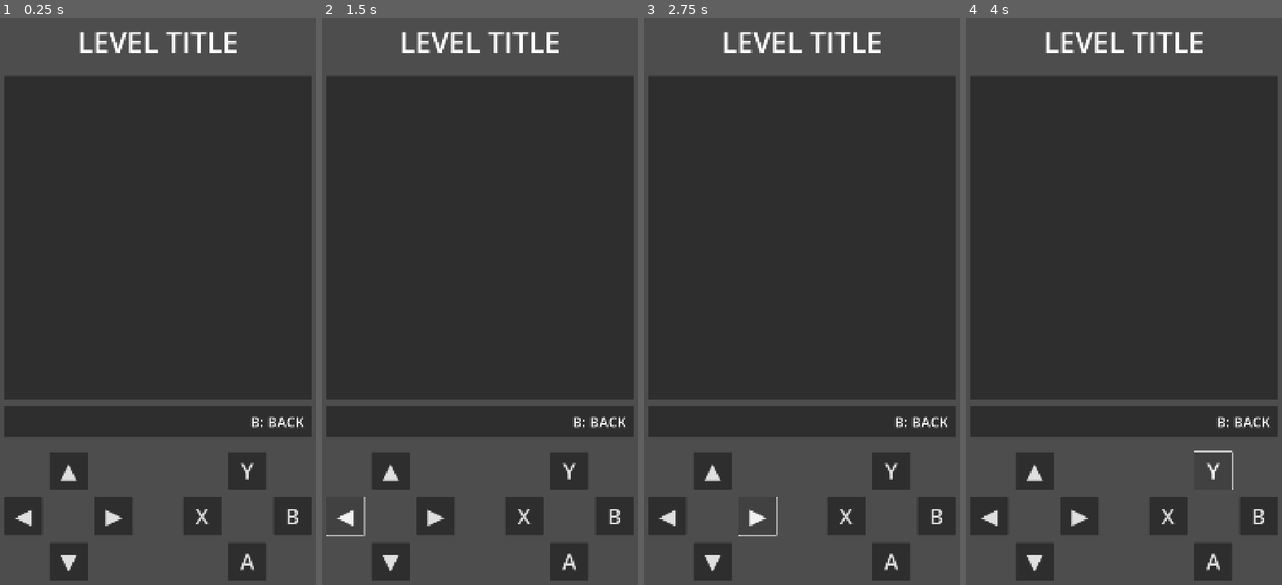
Above: before the commit, frames 1-4 (left to right).
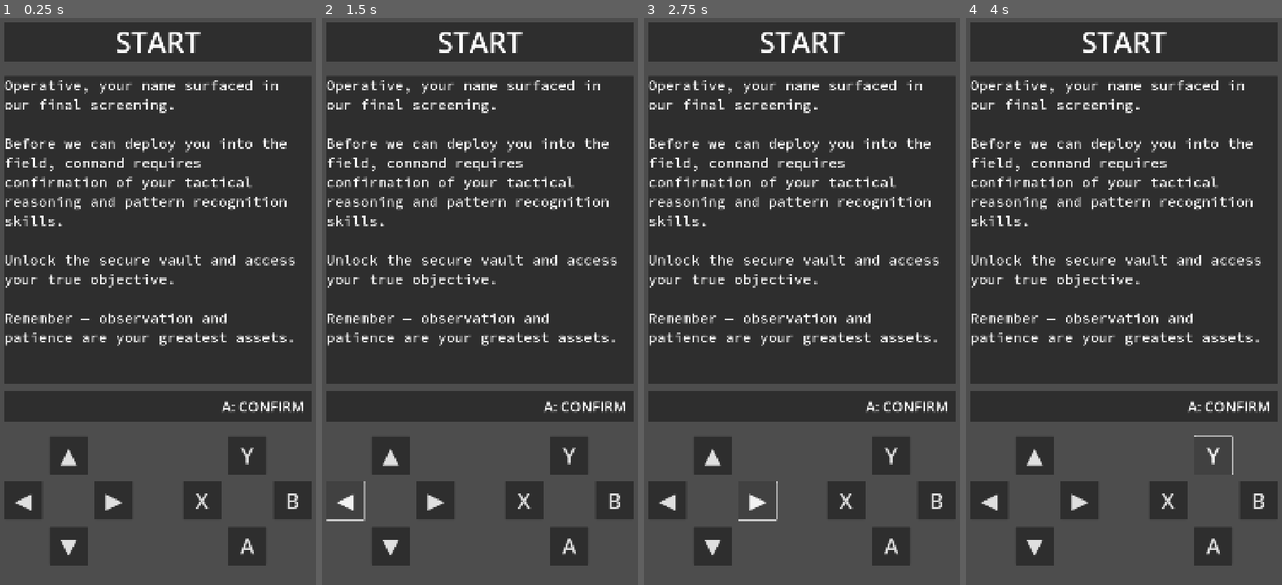
Above: after the commit, the same moments.

Repository: vmakoed/safe-lock
Game: Godot game, scene res://scenes/game.tscn
The game is run twice, just before and just after one commit, with the same random seed, the same clock (stepped at 60 frames per second) and the same inputs. This scene is started directly instead of the project's main scene.
Inputs:
- Up to frame 1 (0.25 s): no input
- Up to frame 2 (1.5 s): click "▲" at 0.5 s; click "◀" at 1.25 s
- Up to frame 3 (2.75 s): click "▶" at 2 s
- Up to frame 4 (4 s): click "▼" at 2.75 s; click "Y" at 3.5 s

The runs differ from the first frame. In frame 1, 23% of the frame differs, in the area x 1-99%, y 0-100%; in frame 2, 22%; in frame 3, 22%; in frame 4, 22%.

Commit message:
Unified UI POC with Intro screen

Diff:
--- /dev/null
+++ b/scenes/display_panel.tscn
@@ -0,0 +1,5 @@
+[gd_scene format=3 uid="uid://csu2bta3jc3jw"]
+
+[node name="DisplayPanel" type="Panel"]
+custom_minimum_size = Vector2(1032, 1032)
+size_flags_vertical = 3
--- a/scenes/game.tscn
+++ b/scenes/game.tscn
@@ -1,6 +1,8 @@
-[gd_scene load_steps=2 format=3 uid="uid://ci0esgy65pu71"]
-
+[gd_scene load_steps=4 format=3 uid="uid://ci0esgy65pu71"]
+
+[ext_resource type="Script" uid="uid://cr7yp5xyf3a1s" path="res://scripts/game.gd" id="1_lnu2h"]
 [ext_resource type="PackedScene" uid="uid://xj00fxtha27s" path="res://scenes/screen_frame.tscn" id="1_uwrxv"]
+[ext_resource type="PackedScene" uid="uid://csu2bta3jc3jw" path="res://scenes/display_panel.tscn" id="2_yqjtg"]
 
 [node name="Game" type="Control"]
 layout_mode = 3
@@ -9,6 +11,15 @@
 anchor_bottom = 1.0
 grow_horizontal = 2
 grow_vertical = 2
+script = ExtResource("1_lnu2h")
+intro_level_title = "START"
+intro_level_text = "Operative, your name surfaced in our final screening.
+
+Before we can deploy you into the field, command requires confirmation of your tactical reasoning and pattern recognition skills.
+
+Unlock the secure vault and access your true objective.
+
+Remember — observation and patience are your greatest assets."
 
 [node name="Frame" parent="." instance=ExtResource("1_uwrxv")]
 layout_mode = 1
@@ -24,21 +35,31 @@
 layout_mode = 2
 theme_override_constants/separation = 0
 
-[node name="Title" type="Label" parent="Frame/GameContainer"]
-layout_mode = 2
+[node name="Panel" type="Panel" parent="Frame/GameContainer"]
+custom_minimum_size = Vector2(0, 132)
+layout_mode = 2
+
+[node name="TitleLabel" type="Label" parent="Frame/GameContainer/Panel"]
+unique_name_in_owner = true
+layout_mode = 1
+anchors_preset = 15
+anchor_right = 1.0
+anchor_bottom = 1.0
+grow_horizontal = 2
+grow_vertical = 2
 theme_override_font_sizes/font_size = 96
 text = "LEVEL TITLE"
 horizontal_alignment = 1
 
-[node name="SpacerTitle" type="Control" parent="Frame/GameContainer"]
+[node name="TitleSpacer" type="Control" parent="Frame/GameContainer"]
 custom_minimum_size = Vector2(0, 48)
 layout_mode = 2
 
-[node name="DisplayPanel" type="Panel" parent="Frame/GameContainer"]
-layout_mode = 2
-size_flags_vertical = 3
-
-[node name="SpacerDisplay" type="Control" parent="Frame/GameContainer"]
+[node name="DisplayPanel" parent="Frame/GameContainer" instance=ExtResource("2_yqjtg")]
+unique_name_in_owner = true
+layout_mode = 2
+
+[node name="InfoSpacer" type="Control" parent="Frame/GameContainer"]
 custom_minimum_size = Vector2(0, 24)
 layout_mode = 2
 
@@ -56,12 +77,13 @@
 theme_override_constants/margin_right = 24
 
 [node name="ControlsLabel" type="Label" parent="Frame/GameContainer/InfoPanel/MarginContainer"]
+unique_name_in_owner = true
 layout_mode = 2
 size_flags_horizontal = 8
 theme_override_font_sizes/font_size = 48
 text = "B: BACK"
 
-[node name="SpacerInfo" type="Control" parent="Frame/GameContainer"]
+[node name="ButtonsSpacer" type="Control" parent="Frame/GameContainer"]
 custom_minimum_size = Vector2(0, 48)
 layout_mode = 2
 
@@ -83,6 +105,7 @@
 size_flags_vertical = 3
 
 [node name="UpButton" type="Button" parent="Frame/GameContainer/ButtonsContainer/DPad"]
+unique_name_in_owner = true
 layout_mode = 2
 size_flags_horizontal = 3
 size_flags_vertical = 3
@@ -95,6 +118,7 @@
 size_flags_vertical = 3
 
 [node name="LeftButton" type="Button" parent="Frame/GameContainer/ButtonsContainer/DPad"]
+unique_name_in_owner = true
 layout_mode = 2
 size_flags_horizontal = 3
 size_flags_vertical = 3
@@ -107,6 +131,7 @@
 size_flags_vertical = 3
 
 [node name="RightButton" type="Button" parent="Frame/GameContainer/ButtonsContainer/DPad"]
+unique_name_in_owner = true
 layout_mode = 2
 size_flags_horizontal = 3
 size_flags_vertical = 3
@@ -119,6 +144,7 @@
 size_flags_vertical = 3
 
 [node name="DownButton" type="Button" parent="Frame/GameContainer/ButtonsContainer/DPad"]
+unique_name_in_owner = true
 layout_mode = 2
 size_flags_horizontal = 3
 size_flags_vertical = 3
@@ -168,7 +194,7 @@
 size_flags_horizontal = 3
 size_flags_vertical = 3
 
-[node name="RightButton" type="Button" parent="Frame/GameContainer/ButtonsContainer/ActionButtons"]
+[node name="BButton" type="Button" parent="Frame/GameContainer/ButtonsContainer/ActionButtons"]
 layout_mode = 2
 size_flags_horizontal = 3
 size_flags_vertical = 3
@@ -180,7 +206,7 @@
 size_flags_horizontal = 3
 size_flags_vertical = 3
 
-[node name="DownButton" type="Button" parent="Frame/GameContainer/ButtonsContainer/ActionButtons"]
+[node name="AButton" type="Button" parent="Frame/GameContainer/ButtonsContainer/ActionButtons"]
 layout_mode = 2
 size_flags_horizontal = 3
 size_flags_vertical = 3
@@ -191,3 +217,16 @@
 layout_mode = 2
 size_flags_horizontal = 3
 size_flags_vertical = 3
+
+[node name="BottomSpacer" type="Control" parent="Frame/GameContainer"]
+layout_mode = 2
+size_flags_vertical = 3
+
+[connection signal="pressed" from="Frame/GameContainer/ButtonsContainer/DPad/UpButton" to="." method="_on_button_pressed" binds= ["up"]]
+[connection signal="pressed" from="Frame/GameContainer/ButtonsContainer/DPad/LeftButton" to="." method="_on_button_pressed" binds= ["left"]]
+[connection signal="pressed" from="Frame/GameContainer/ButtonsContainer/DPad/RightButton" to="." method="_on_button_pressed" binds= ["right"]]
+[connection signal="button_down" from="Frame/GameContainer/ButtonsContainer/DPad/DownButton" to="." method="_on_button_pressed" binds= ["down"]]
+[connection signal="pressed" from="Frame/GameContainer/ButtonsContainer/ActionButtons/YButton" to="." method="_on_button_pressed" binds= ["y"]]
+[connection signal="pressed" from="Frame/GameContainer/ButtonsContainer/ActionButtons/XButton" to="." method="_on_button_pressed" binds= ["x"]]
+[connection signal="pressed" from="Frame/GameContainer/ButtonsContainer/ActionButtons/BButton" to="." method="_on_button_pressed" binds= ["b"]]
+[connection signal="pressed" from="Frame/GameContainer/ButtonsContainer/ActionButtons/AButton" to="." method="_on_button_pressed" binds= ["a"]]
--- a/scenes/message_screen.tscn
+++ b/scenes/message_screen.tscn
@@ -1,45 +1,29 @@
-[gd_scene load_steps=4 format=3 uid="uid://bdsf6t36ljorm"]
+[gd_scene load_steps=3 format=3 uid="uid://bdsf6t36ljorm"]
 
 [ext_resource type="Theme" uid="uid://c2hm7c7xw5d2v" path="res://resources/theme.tres" id="1_gcnum"]
-[ext_resource type="PackedScene" uid="uid://xj00fxtha27s" path="res://scenes/screen_frame.tscn" id="1_utuhb"]
 [ext_resource type="Script" uid="uid://bfgwyofsfe2i8" path="res://scripts/message_screen.gd" id="2_4dypb"]
 
 [node name="MessageScreen" type="Control"]
+custom_minimum_size = Vector2(1032, 1032)
 layout_mode = 3
 anchors_preset = 0
 theme = ExtResource("1_gcnum")
 script = ExtResource("2_4dypb")
 
-[node name="ScreenFrame" parent="." instance=ExtResource("1_utuhb")]
-layout_mode = 0
+[node name="ScrollContainer" type="ScrollContainer" parent="."]
+layout_mode = 1
+anchors_preset = 15
+anchor_right = 1.0
+anchor_bottom = 1.0
+grow_horizontal = 2
+grow_vertical = 2
 
-[node name="MarginContainer" type="MarginContainer" parent="ScreenFrame"]
+[node name="Label" type="Label" parent="ScrollContainer"]
+unique_name_in_owner = true
+custom_minimum_size = Vector2(1032, 1032)
 layout_mode = 2
-theme_override_constants/margin_left = 50
-theme_override_constants/margin_top = 50
-theme_override_constants/margin_right = 50
-theme_override_constants/margin_bottom = 50
-
-[node name="Label" type="Label" parent="ScreenFrame/MarginContainer"]
-unique_name_in_owner = true
-custom_minimum_size = Vector2(800, 600)
-layout_mode = 2
-size_flags_vertical = 0
-theme_override_font_sizes/font_size = 60
+size_flags_horizontal = 3
+size_flags_vertical = 2
+theme_override_font_sizes/font_size = 48
 text = "Label text"
 autowrap_mode = 2
-
-[node name="MarginContainer" type="MarginContainer" parent="ScreenFrame/MarginContainer"]
-layout_mode = 2
-theme_override_constants/margin_left = 100
-theme_override_constants/margin_top = 1500
-theme_override_constants/margin_right = 100
-theme_override_constants/margin_bottom = 50
-
-[node name="Button" type="Button" parent="ScreenFrame/MarginContainer/MarginContainer"]
-unique_name_in_owner = true
-layout_mode = 2
-theme_override_font_sizes/font_size = 80
-text = "Button text"
-
-[connection signal="pressed" from="ScreenFrame/MarginContainer/MarginContainer/Button" to="." method="_on_button_pressed"]
--- /dev/null
+++ b/scripts/base_level.gd
@@ -0,0 +1,10 @@
+class_name BaseLevel
+extends Control
+
+@export var level_title: String = ""
+@export var controls_hint: String = ""
+@export var button_mapping := {}
+
+func handle_input(action: String) -> void:
+    # Override in child scenes
+    pass
--- /dev/null
+++ b/scripts/game.gd
@@ -0,0 +1,57 @@
+extends Control
+
+@export var intro_level_title: String
+@export_multiline var intro_level_text: String
+
+@onready var display_panel: Panel = %DisplayPanel
+@onready var title_label: Label = %TitleLabel
+@onready var controls_label: Label = %ControlsLabel
+
+var current_level: BaseLevel
+var button_mapping: Dictionary = {}
+
+func _ready() -> void:
+	_unload_current_level()
+	var level = _prepare_intro_level()
+	_load_level(level)
+
+func _switch_level(path: String) -> void:
+	_unload_current_level()
+	var scene := load(path) as PackedScene
+	var level = scene.instantiate() as BaseLevel
+	_load_level(level)
+
+func _prepare_intro_level() -> BaseLevel:
+	var scene = load("res://scenes/message_screen.tscn")
+	var level = scene.instantiate() as MessageScreen
+	level.level_title = intro_level_title
+	level.message_text = intro_level_text
+	level.confirm_pressed.connect(_on_intro_confirmed)
+
+	return level
+
+func _on_intro_confirmed() -> void:
+	print("intro confirmed")
+	# _switch_level.bind("res://scenes/level_selector.tscn")
+
+func _unload_current_level() -> void:
+	if current_level:
+		current_level.queue_free()
+
+func _load_level(level: BaseLevel) -> void:
+	current_level = level
+	display_panel.add_child(current_level)
+
+	title_label.text = current_level.level_title
+	controls_label.text = current_level.controls_hint
+	button_mapping = current_level.button_mapping
+
+func _send_action(action: String) -> void:
+	if current_level == null: return
+
+	current_level.handle_input(action)
+
+func _on_button_pressed(action: String)	-> void:
+	if button_mapping.get(action) == null: return
+
+	_send_action(button_mapping.get(action))
--- a/scripts/maze.gd
+++ b/scripts/maze.gd
@@ -14,7 +14,6 @@
 	_move(Vector2.LEFT)
 
 func _on_right_button_pressed() -> void:
-	print("pressed")
 	_move(Vector2.RIGHT)
 
 func _on_down_button_pressed() -> void:
--- a/scripts/message_screen.gd
+++ b/scripts/message_screen.gd
@@ -1,21 +1,22 @@
-extends Control
+class_name MessageScreen
+extends BaseLevel
 
-signal button_pressed
+signal confirm_pressed
 
 @export_multiline var message_text: String = "Message text"
-@export var button_text: String = "Button text"
-
-var button_visible : bool = true: set = _set_button_visible
 
 @onready var label = %Label
-@onready var button = %Button
 
 func _ready() -> void:
 	label.text = message_text
-	button.text = button_text
+	controls_hint = "A: CONFIRM"
+	button_mapping = {
+		"a": "confirm"
+	}
 
-func _set_button_visible(value: bool) -> void:
-	button.visible = value
+func handle_input(action: String) -> void:
+	match action:
+		"confirm": _on_confirm_pressed()
 
-func _on_button_pressed() -> void:
-	button_pressed.emit()
+func _on_confirm_pressed ()-> void:
+	confirm_pressed.emit()
Not shown, added: scripts/base_level.gd.uid
Not shown, added: scripts/game.gd.uid
